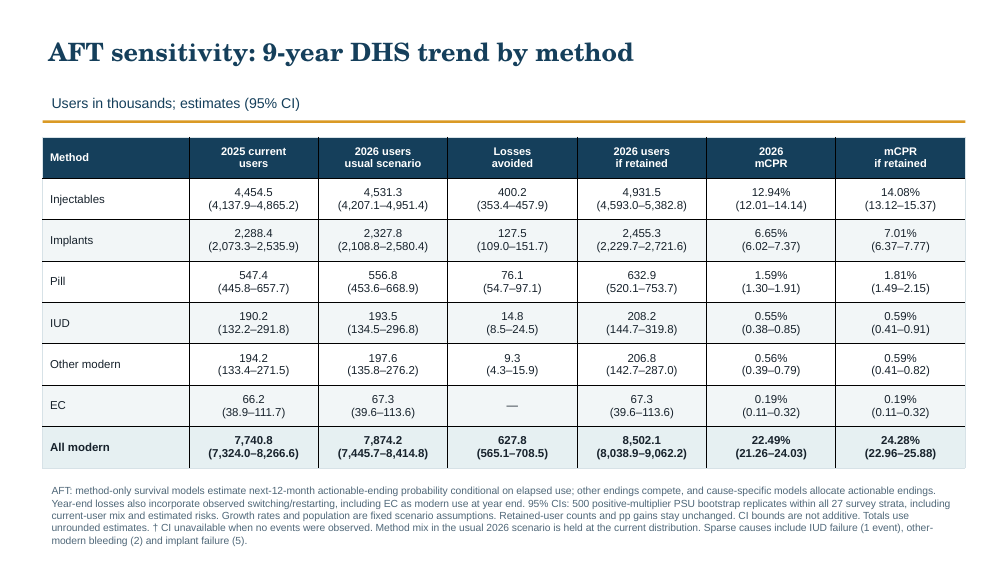
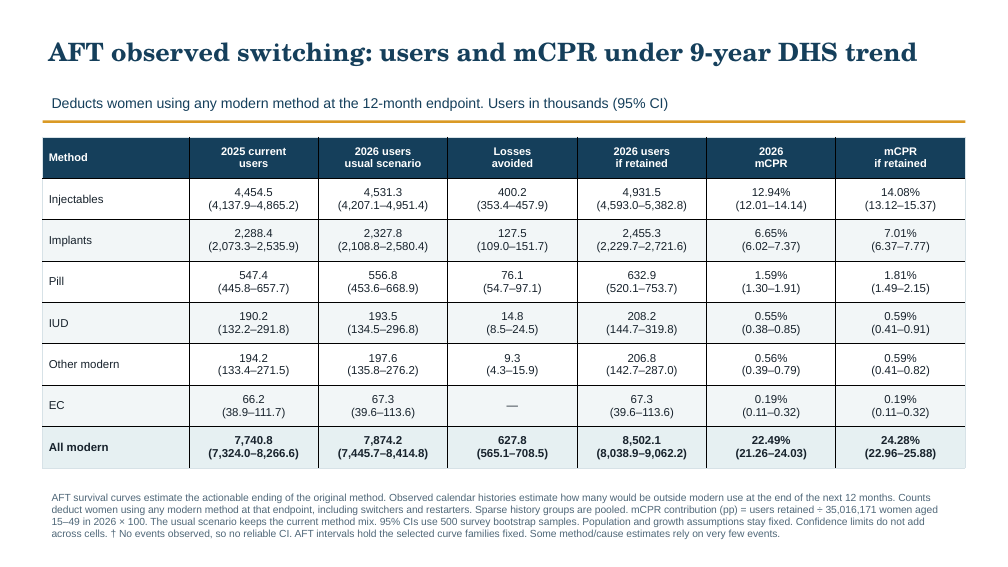
Before and after one commit to graciasierra6/Discontinuation-analyses, a slide deck: slide 85 of Ethiopia_analysis/ethiopia_presentation.pptx. Drawn at 1008x567 pixels with LibreOffice and Linux fonts; fonts in the diff are those of the drawing. Boxes give left, top, right and bottom in pixels: in the first picture for what was removed or moved away, otherwise in the second. Text is boxed around its words. In the diff, an @@ line names an element or a change of style, - is before the commit and + after.

```diff
--- a/Ethiopia_analysis/ethiopia_presentation.pptx
+++ b/Ethiopia_analysis/ethiopia_presentation.pptx
@@ text at bbox=[48, 42, 917, 66]: text changed @@
-AFT sensitivity: 9-year DHS trend by method
+AFT observed switching: users and mCPR under 9-year DHS trend
@@ text at bbox=[52, 97, 669, 111]: text changed @@
-Users in thousands; estimates (95% CI)
+Deducts women using any modern method at the 12-month endpoint. Users in thousands (95% CI)
@@ text at bbox=[52, 493, 938, 539]: text changed @@
-AFT: method-only survival models estimate next-12-month actionable-ending probability conditional on elapsed use; other endings compete, and cause-specific models allocate actionable endings. Year-end losses also incorporate observed switching/restarting, including EC as modern use at year end. 95% CIs: 500 positive-multiplier PSU bootstrap replicates within all 27 survey strata, including current-user mix and estimated risks. Growth rates and population are fixed scenario assumptions. Retained-user counts and pp gains stay unchanged. CI bounds are not additive. Totals use unrounded estimates. † CI unavailable when no events were observed. Method mix in the usual 2026 scenario is held at the current distribution. Sparse causes include IUD failure (1 event), other-modern bleeding (2) and implant failure (5).
+AFT survival curves estimate the actionable ending of the original method. Observed calendar histories estimate how many would be outside modern use at the end of the next 12 months. Counts deduct women using any modern method at that endpoint, including switchers and restarters. Sparse history groups are pooled. mCPR contribution (pp) = users retained ÷ 35,016,171 women aged 15–49 in 2026 × 100. The usual scenario keeps the current method mix. 95% CIs use 500 survey bootstrap samples. Population and growth assumptions stay fixed. Confidence limits do not add across cells. † No events observed, so no reliable CI. AFT intervals hold the selected curve families fixed. Some method/cause estimates rely on very few events.
```
Also in this commit, not shown: 51 other slides changed, 8 slides added, 32 other files.
